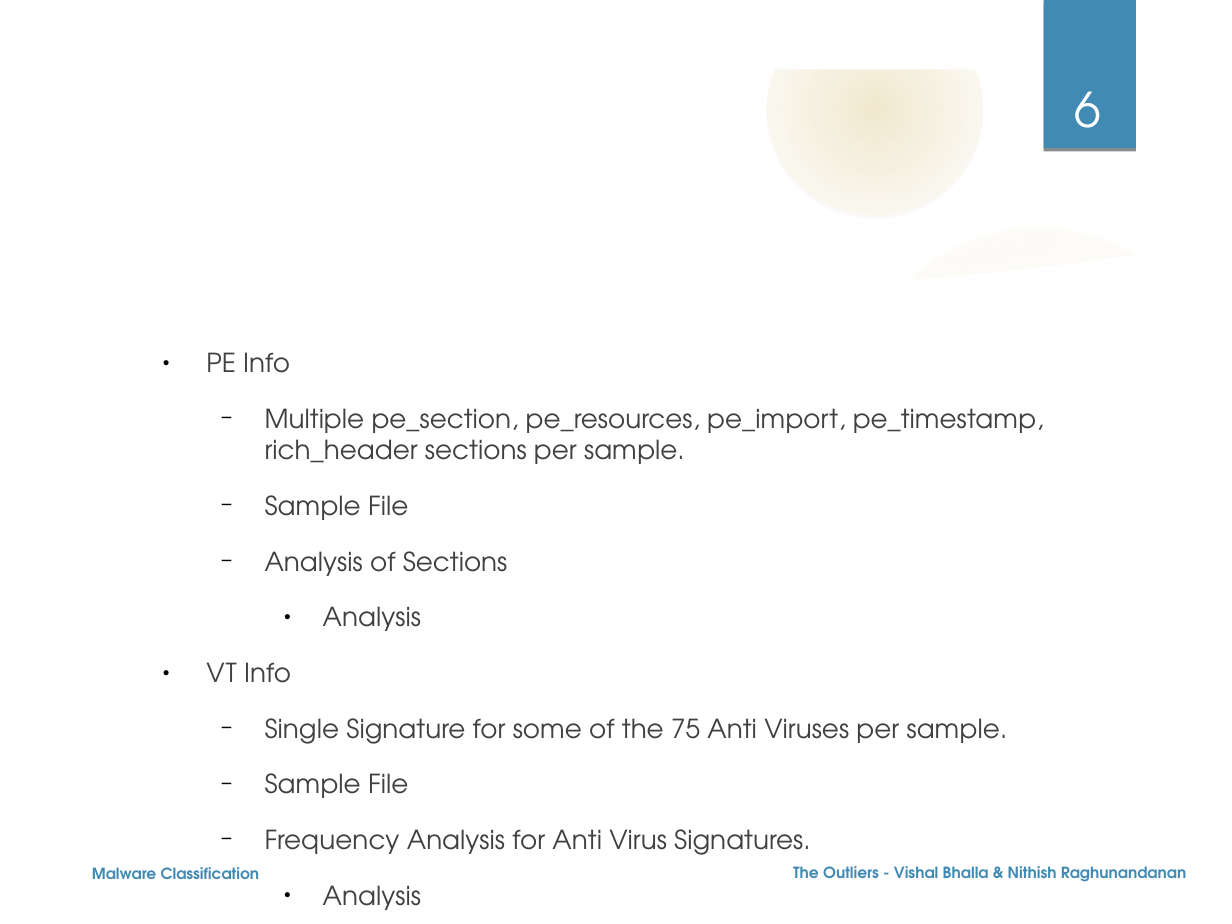
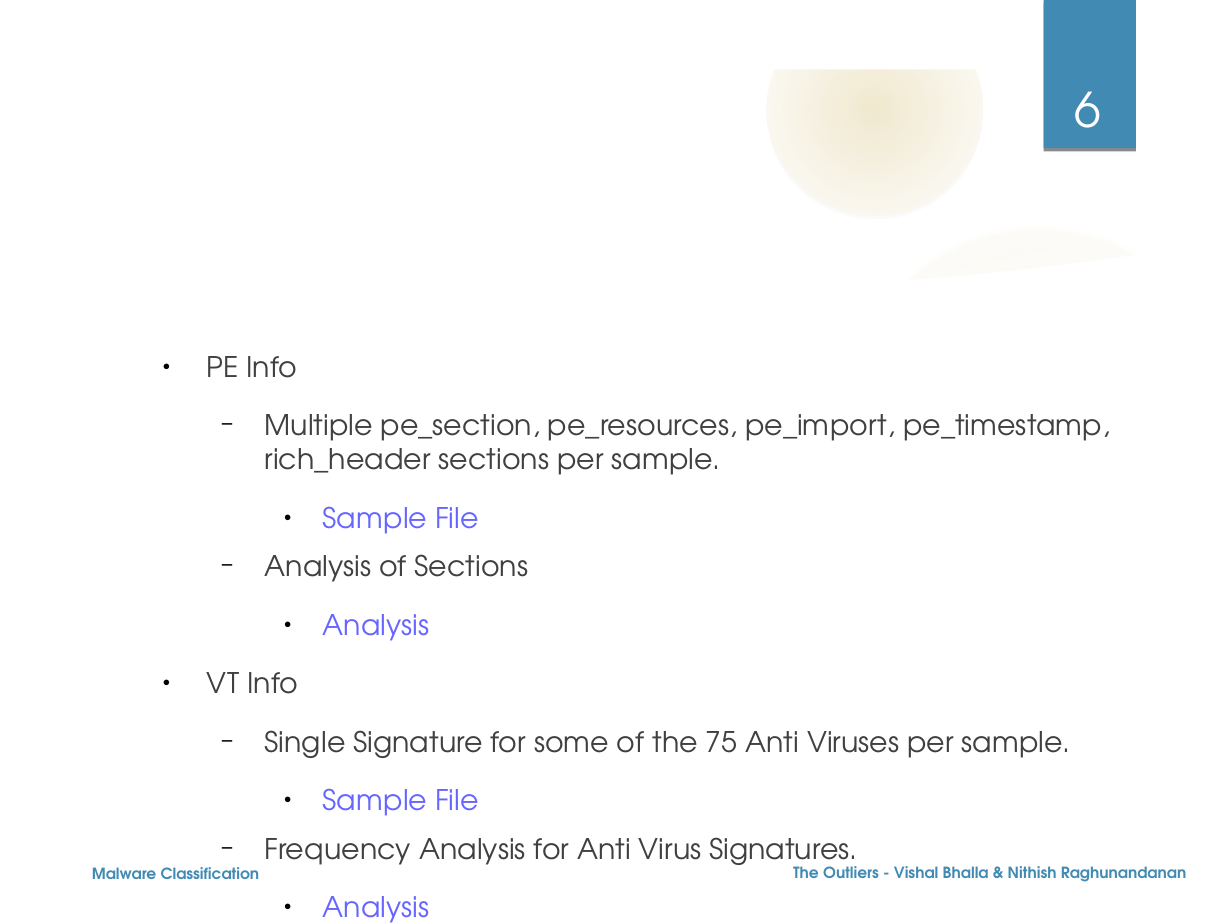
Before and after one commit to nehgu/Anomaly-Detection, a slide deck: slide 6 of Challenges/Malware_Classification_Challenge_3/Ppt - Malware Classification Challenge-3.odp. Drawn at 1232x924 pixels with LibreOffice and Linux fonts; fonts in the diff are those of the drawing; background and template pictures are left out. Boxes give left, top, right and bottom in pixels: in the first picture for what was removed or moved away, otherwise in the second. Text is boxed around its words. In the diff, an @@ line names an element or a change of style, - is before the commit and + after.

Commit message:
Added the report, updated ppt

```diff
--- a/Challenges/Malware_Classification_Challenge_3/Ppt - Malware Classification Challenge-3.odp
+++ b/Challenges/Malware_Classification_Challenge_3/Ppt - Malware Classification Challenge-3.odp
@@ text "PE Info" at (206,356,1110,923): size 15.3 to 16.6 pt; text colour #404040 to #6666FF in "Sample File", "Analysis", "Sample File", "Analysis"; bullet − to ●; list level 2 to 3 in "Sample File" @@
```
Also in this commit, not shown: 2 other files.
